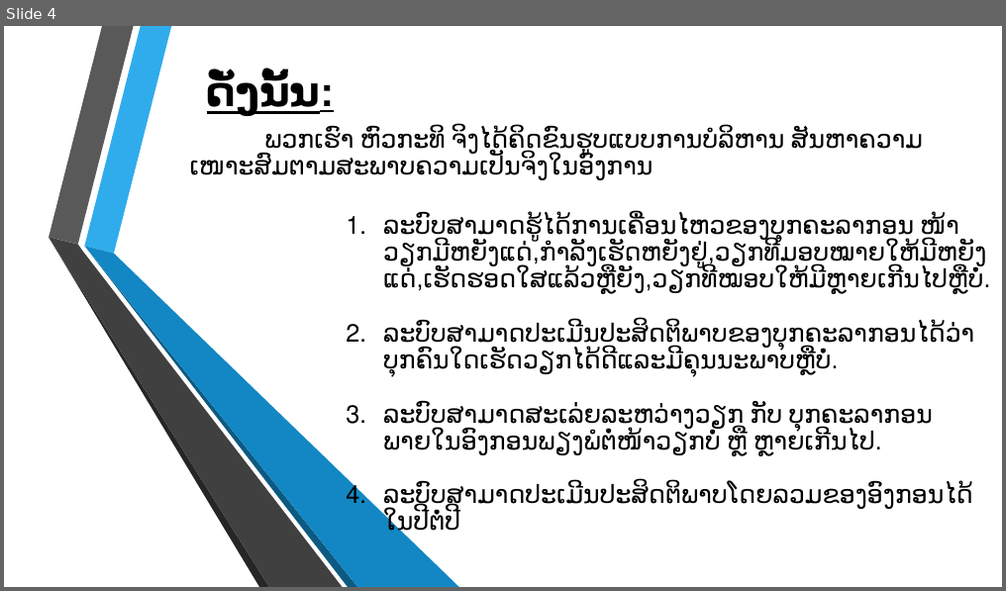
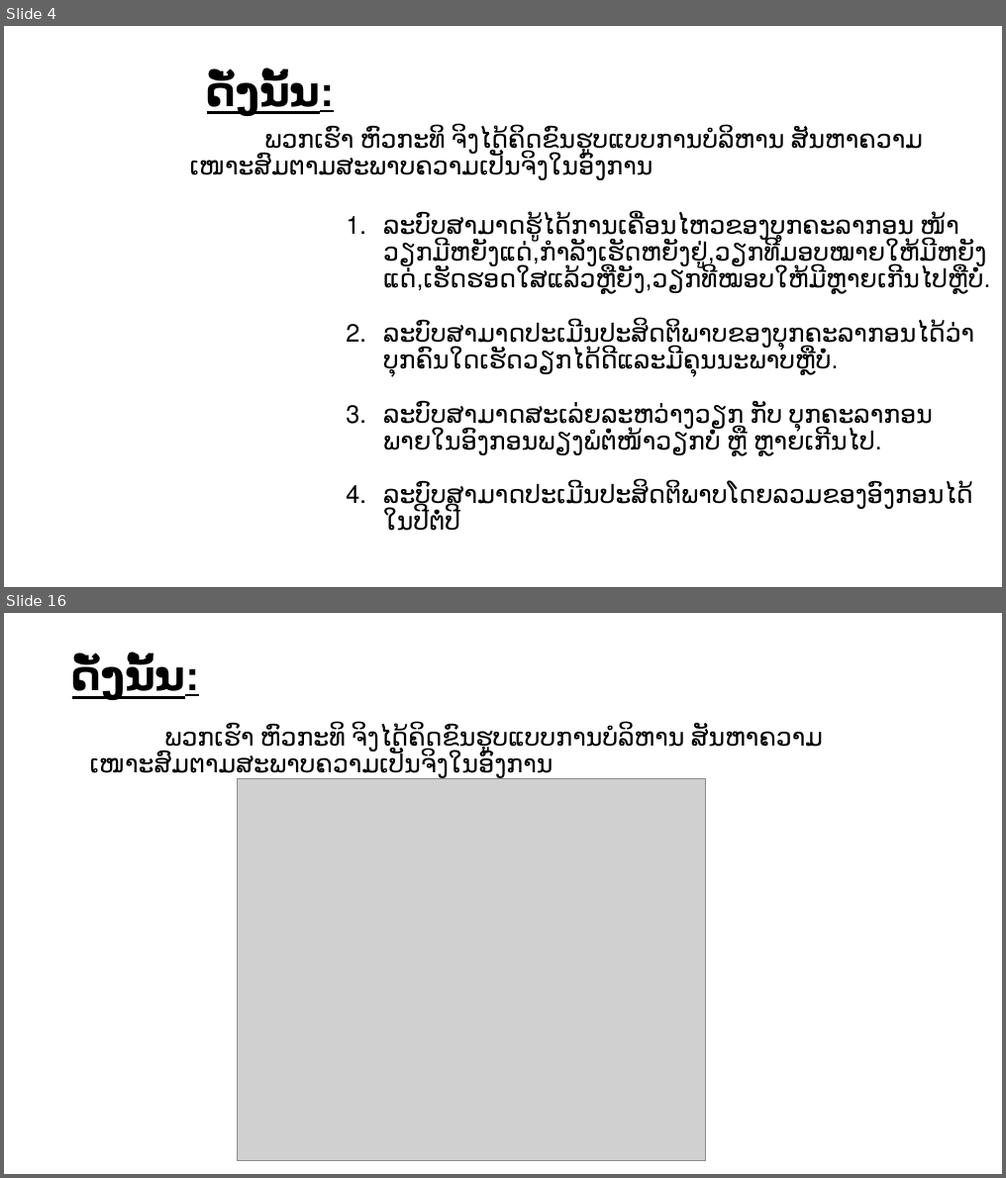
Before and after one commit to touy/taskmanager, a slide deck: ບົດພີເຊັ້ນ.pptx. Shown one above the other, each under a label of ours: slide 4 before the commit, slides 4 and 16 after it; the slides between them are not shown. The pictures are 1006x591 and 1006x1178 pixels, drawn with LibreOffice and Linux fonts; fonts in the diff are those of the drawing; grey boxes stand for pictures; background and template pictures are left out. Boxes give left, top, right and bottom in pixels: in the first picture for what was removed or moved away, otherwise in the second. Text is boxed around its words. In the diff, an @@ line names an element or a change of style, - is before the commit and + after.

```diff
--- a/ບົດພີເຊັ້ນ.pptx
+++ b/ບົດພີເຊັ້ນ.pptx
@@ slide 16 added at box(4, 613, 1002, 1174), background #FFFFFF @@
@@ text added at box(72, 657, 200, 700), 40 pt, text #000000, bold, underline @@
+ດັ່ງນັ້ນ:
@@ text added at box(90, 725, 823, 778), 24 pt, text #000000 @@
+ພວກເຮົາ ຫົວກະທິ ຈິງໄດ້ຄິດຂົນຮູບແບບການບໍລິຫານ ສັນຫາຄວາມເໜາະສົມຕາມສະພາບຄວາມເປັນຈິງໃນອົງການ
@@ picture added at box(238, 778, 706, 1161) @@
@@ slide 4 changed as well @@
@@ group removed at box(49, 26, 460, 587): 6 freeform shapes @@
```
Also in this commit, not shown: 3 other slides changed, 15 other slides added.
